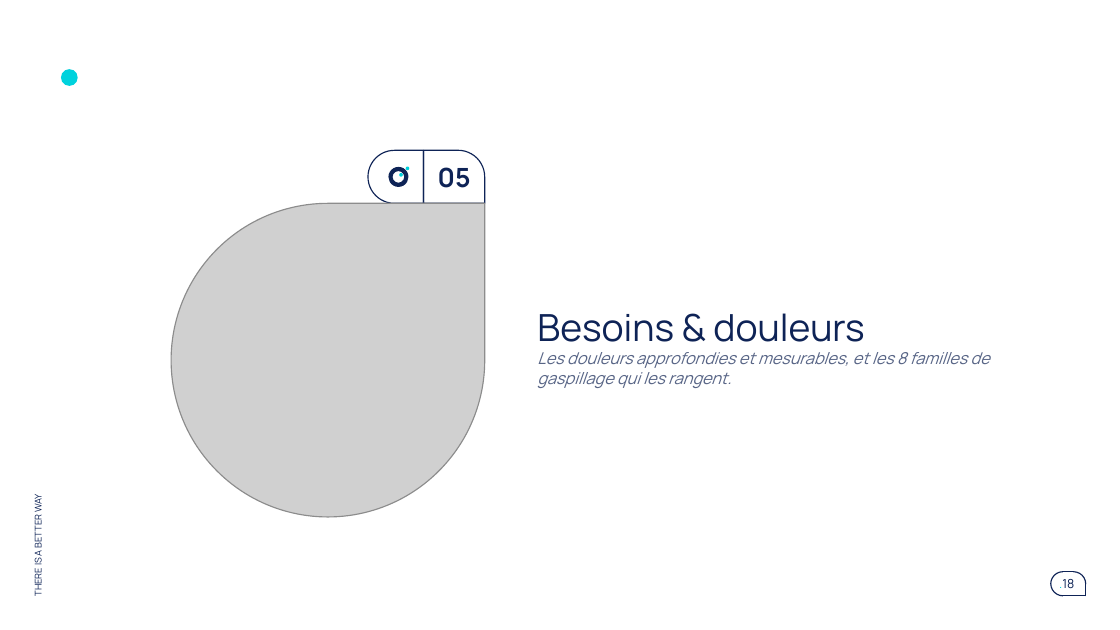
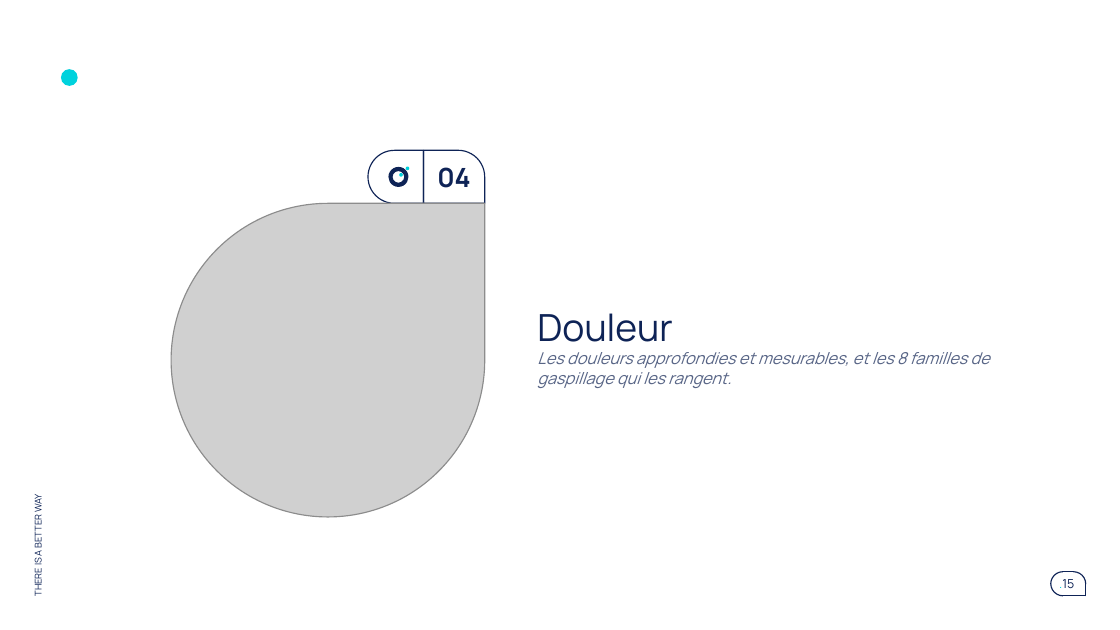
Before and after one commit to claudecamus-dot/Vscode3, a slide deck: slide 15 of docs/cadrage-ppt/bmad-iap-cadrage-synthese.pptx (slide 18 before the commit). Drawn at 1120x630 pixels with LibreOffice and Linux fonts; fonts in the diff are those of the drawing; grey boxes stand for pictures. Boxes give left, top, right and bottom in pixels: in the first picture for what was removed or moved away, otherwise in the second. Text is boxed around its words. In the diff, an @@ line names an element or a change of style, - is before the commit and + after.

```diff
--- a/docs/cadrage-ppt/bmad-iap-cadrage-synthese.pptx
+++ b/docs/cadrage-ppt/bmad-iap-cadrage-synthese.pptx
@@ text at box(437, 167, 470, 188): text changed @@
-05
+04
@@ title at box(537, 313, 672, 342): text changed @@
-Besoins & douleurs
+Douleur
```
Also in this commit, not shown: 17 other slides changed, 6 slides added, 5 slides removed, 2 other files.
